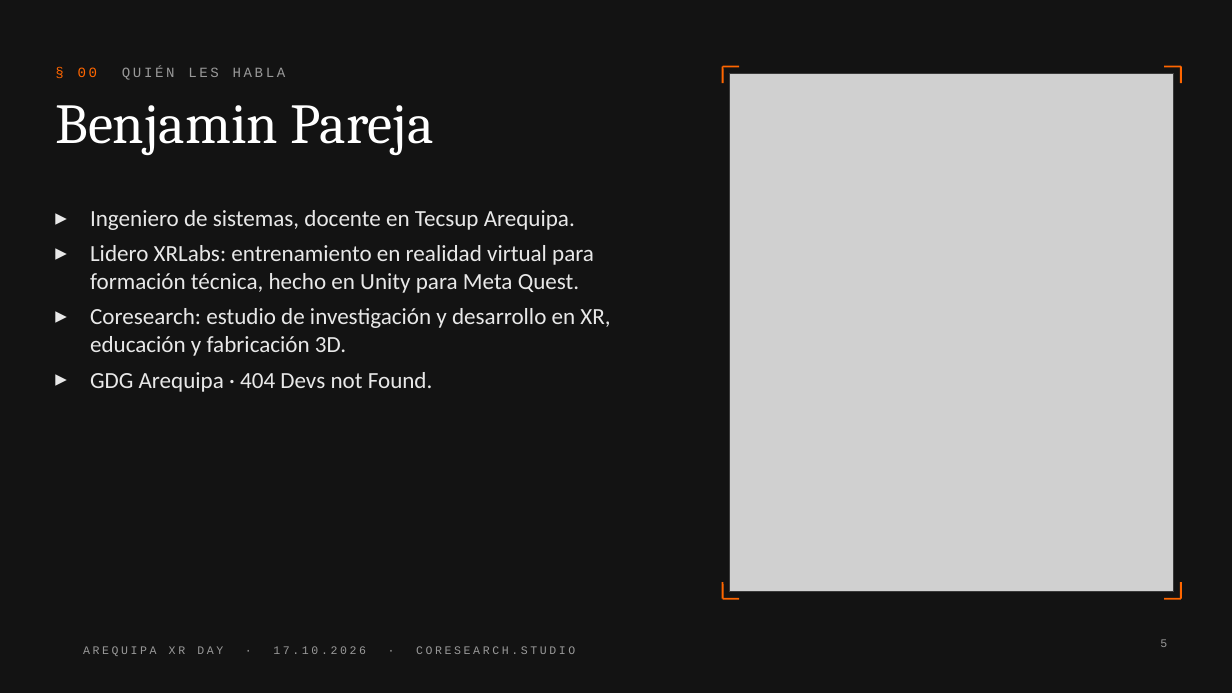
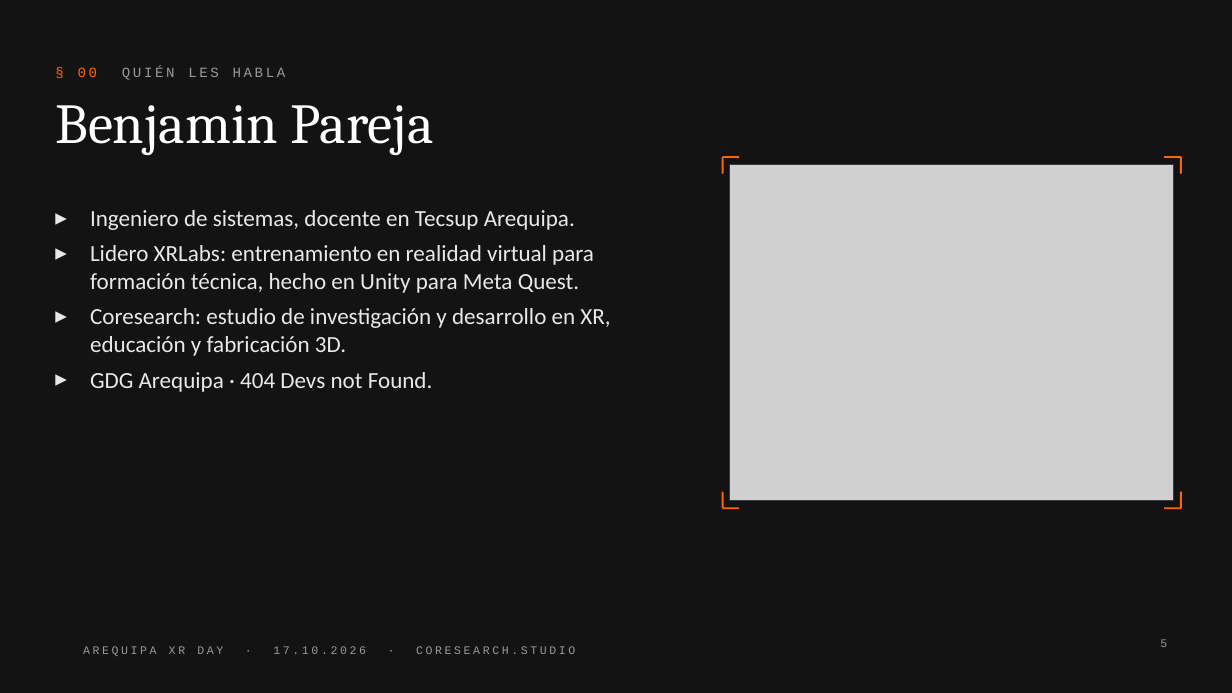
Before and after one commit to Me7aBen/gdg-codelabs, a slide deck: slide 5 of unity-seis-industrias.pptx. Drawn at 1232x693 pixels with LibreOffice and Linux fonts; fonts in the diff are those of the drawing; grey boxes stand for pictures; background and template pictures are left out. Boxes give left, top, right and bottom in pixels: in the first picture for what was removed or moved away, otherwise in the second. Text is boxed around its words. In the diff, an @@ line names an element or a change of style, - is before the commit and + after.

```diff
--- a/unity-seis-industrias.pptx
+++ b/unity-seis-industrias.pptx
@@ picture: place and size @@
-picture at box(730, 74, 1174, 592)
+picture at box(730, 165, 1174, 501)
@@ rectangle: place and size @@
-rectangle at box(730, 74, 1174, 592)
+rectangle at box(730, 165, 1174, 501)
@@ 4 lines: place and size @@
-4 lines at box(723, 67, 1181, 83)
+4 lines at box(723, 157, 1181, 174)
@@ 4 lines: place and size @@
-4 lines at box(723, 582, 1181, 599)
+4 lines at box(723, 492, 1181, 508)
```
Also in this commit, not shown: 6 other slides changed, 1 slide added, 20 other files.
